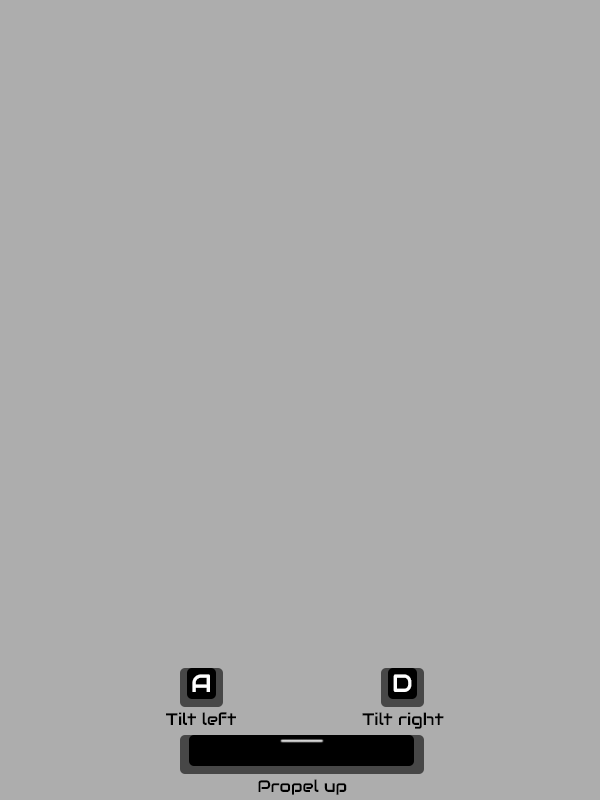
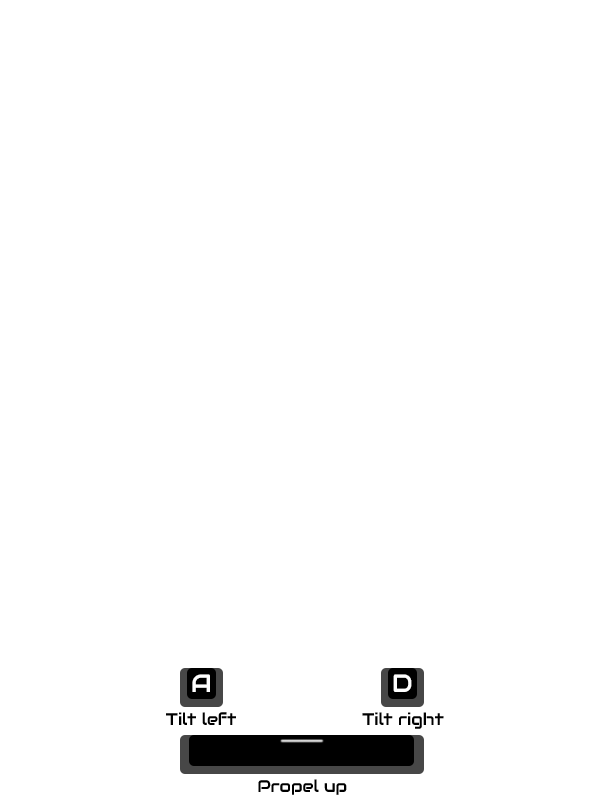
Layers edited between the first and the second (600, 800) image:
hid "BG" over bbox(0, 0, 600, 800)
